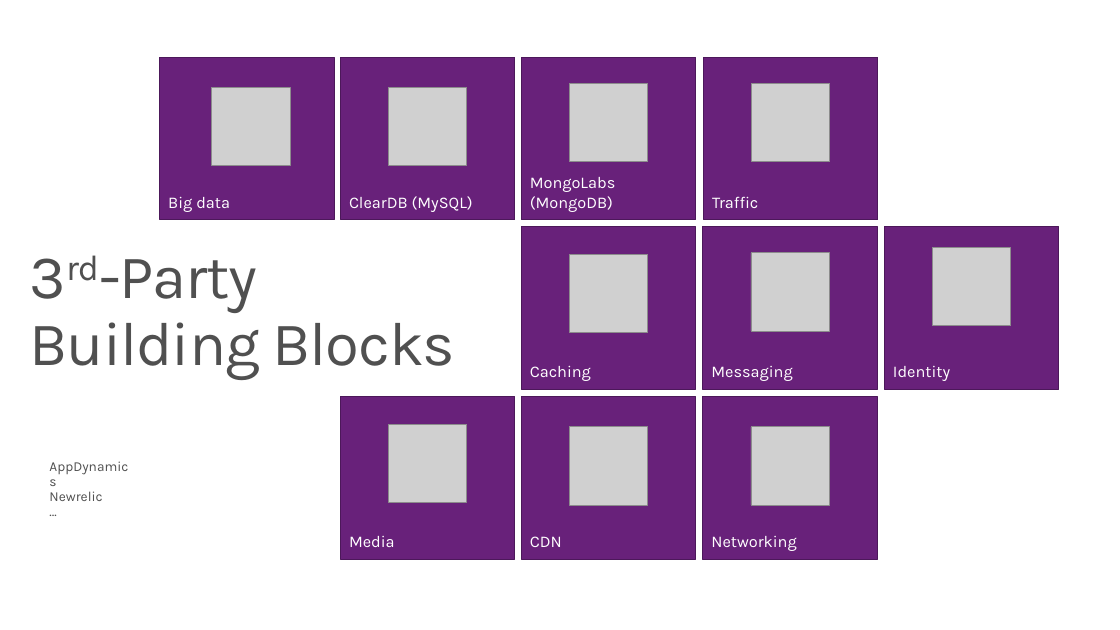
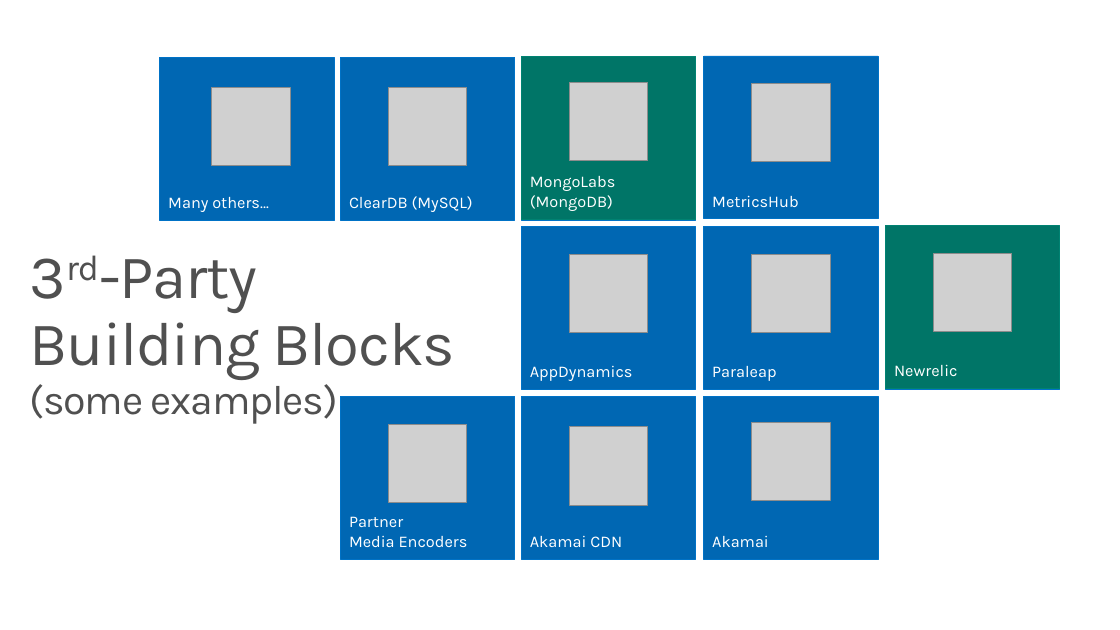
Before and after one commit to JMayrbaeurl/GotoZurich2013JavaOnAzureSample, a slide deck: slide 10 of Java, NoSQL and Windows Azure.pptx. Drawn at 1120x630 pixels with LibreOffice and Linux fonts; fonts in the diff are those of the drawing; grey boxes stand for pictures; background and template pictures are left out. Boxes give left, top, right and bottom in pixels: in the first picture for what was removed or moved away, otherwise in the second. Text is boxed around its words. In the diff, an @@ line names an element or a change of style, - is before the commit and + after.

```diff
--- a/Java, NoSQL and Windows Azure.pptx
+++ b/Java, NoSQL and Windows Azure.pptx
@@ rectangle added at (x1=521, y1=56, x2=696, y2=219), fill #007667, outline #008272 0.75 pt, 14.3 pt, text #FFFFFF @@
+MongoLabs (MongoDB)
@@ fill #68217A to #0067B4; outline #4D185A 0.85 pt to #0072C6 0.75 pt in 10 elements at (x1=521, y1=57, x2=696, y2=220), (x1=341, y1=57, x2=516, y2=220), (x1=521, y1=396, x2=696, y2=559), (x1=341, y1=396, x2=516, y2=559), (x1=160, y1=57, x2=334, y2=220), (x1=521, y1=226, x2=696, y2=390), (x1=886, y1=226, x2=1061, y2=390), (x1=704, y1=226, x2=879, y2=390), (x1=704, y1=396, x2=879, y2=559), (x1=704, y1=56, x2=879, y2=219) @@
@@ picture added at (x1=752, y1=84, x2=830, y2=162) @@
@@ text in rectangle at (x1=168, y1=197, x2=269, y2=212): text changed @@
-Big data
+Many others…
@@ text in rectangle at (x1=712, y1=195, x2=799, y2=207): text changed @@
-Traffic
+MetricsHub
@@ rectangle added at (x1=886, y1=226, x2=1061, y2=389), fill #007667, outline #008272 0.75 pt, 14.3 pt, text #FFFFFF @@
+Newrelic
@@ title at (x1=30, y1=259, x2=455, y2=424): text changed @@
-3rd-Party
-Building Blocks
+3rd-Party
+Building Blocks
+(some examples)
@@ picture moved from (x1=932, y1=248, x2=1010, y2=326) to (x1=934, y1=254, x2=1012, y2=332) @@
@@ text in rectangle at (x1=530, y1=366, x2=633, y2=381): text changed @@
-Caching
+AppDynamics
@@ text in rectangle at (x1=712, y1=366, x2=776, y2=381): text changed @@
-Messaging
+Paraleap
@@ text in rectangle at (x1=894, y1=364, x2=957, y2=376): text changed @@
-Identity
+Newrelic
@@ picture removed at (x1=751, y1=427, x2=829, y2=505) @@
@@ picture moved from (x1=752, y1=83, x2=830, y2=161) to (x1=752, y1=422, x2=830, y2=501) @@
@@ text removed at (x1=49, y1=491, x2=102, y2=501) @@
-AppDynamics
-Newrelic
-…
@@ text in rectangle at (x1=349, y1=516, x2=468, y2=547): text changed @@
-Media
+Partner
+Media Encoders
@@ text in rectangle at (x1=530, y1=536, x2=622, y2=547): text changed @@
-CDN
+Akamai CDN
@@ text in rectangle at (x1=712, y1=536, x2=769, y2=547): text changed @@
-Networking
+Akamai
```
Also in this commit, not shown: 11 other slides changed, 3 slides added, 1 slide removed.
